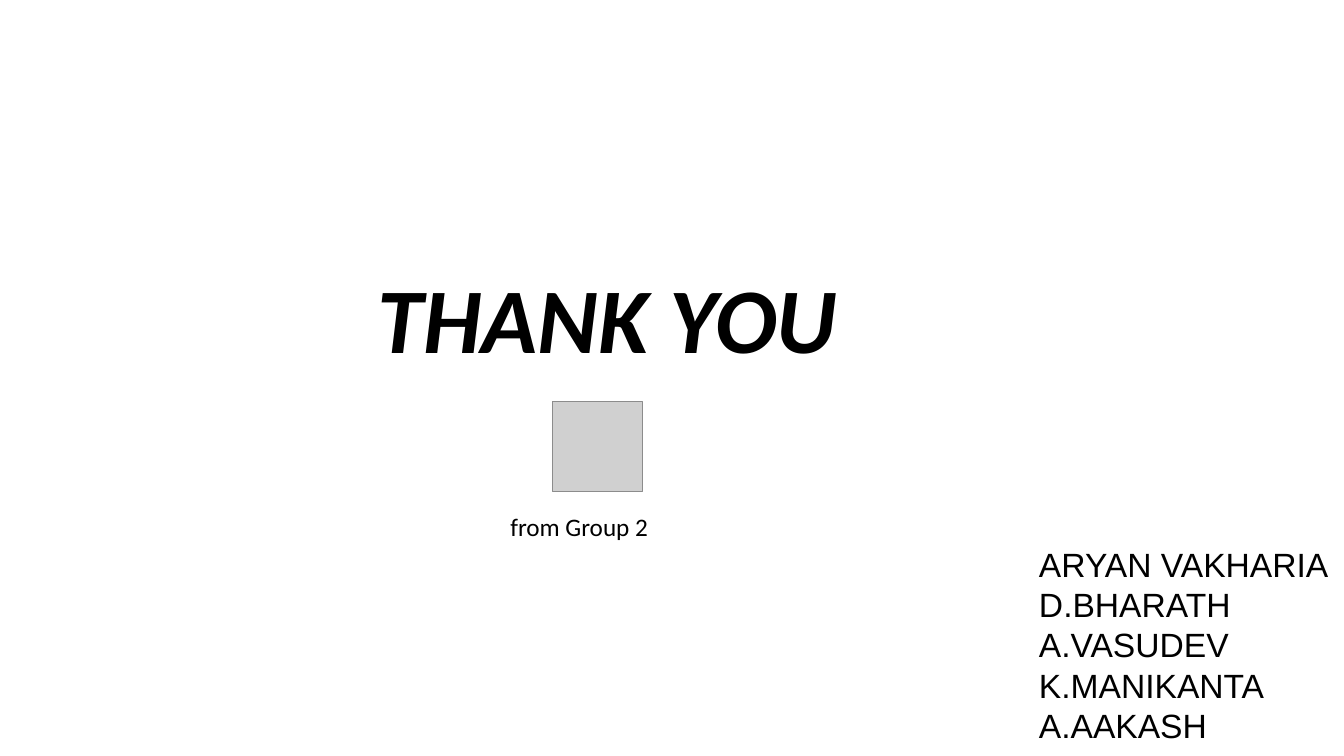
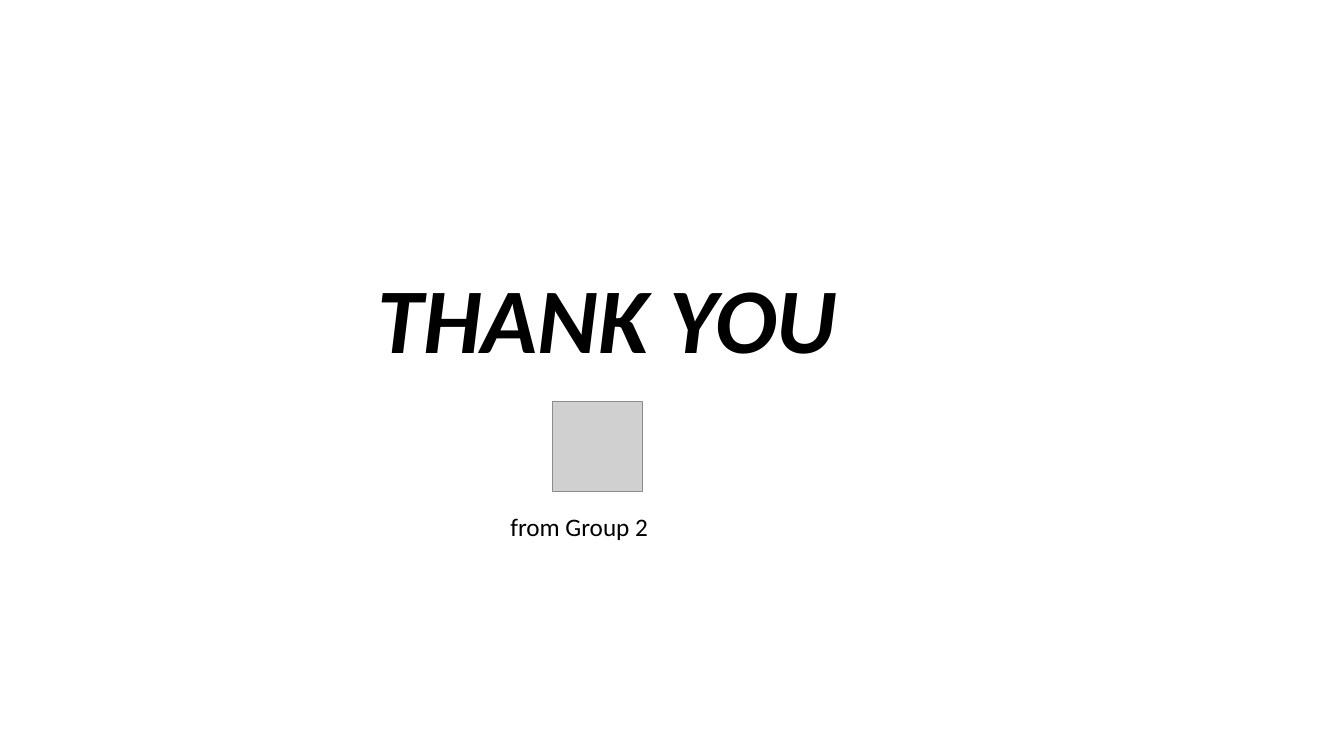
Before and after one commit to bharathdhanireddy/classification-credit-risk-, a slide deck: slide 36 of Presentation1.pptx. Drawn at 1344x756 pixels with LibreOffice and Linux fonts; fonts in the diff are those of the drawing; grey boxes stand for pictures; background and template pictures are left out. Boxes give left, top, right and bottom in pixels: in the first picture for what was removed or moved away, otherwise in the second. Text is boxed around its words. In the diff, an @@ line names an element or a change of style, - is before the commit and + after.

```diff
--- a/Presentation1.pptx
+++ b/Presentation1.pptx
@@ text removed at (x1=1039, y1=554, x2=1328, y2=739) @@
-ARYAN VAKHARIA
-D.BHARATH
-A.VASUDEV
-K.MANIKANTA
-A.AAKASH
```
Also in this commit, not shown: 3 other slides changed.
